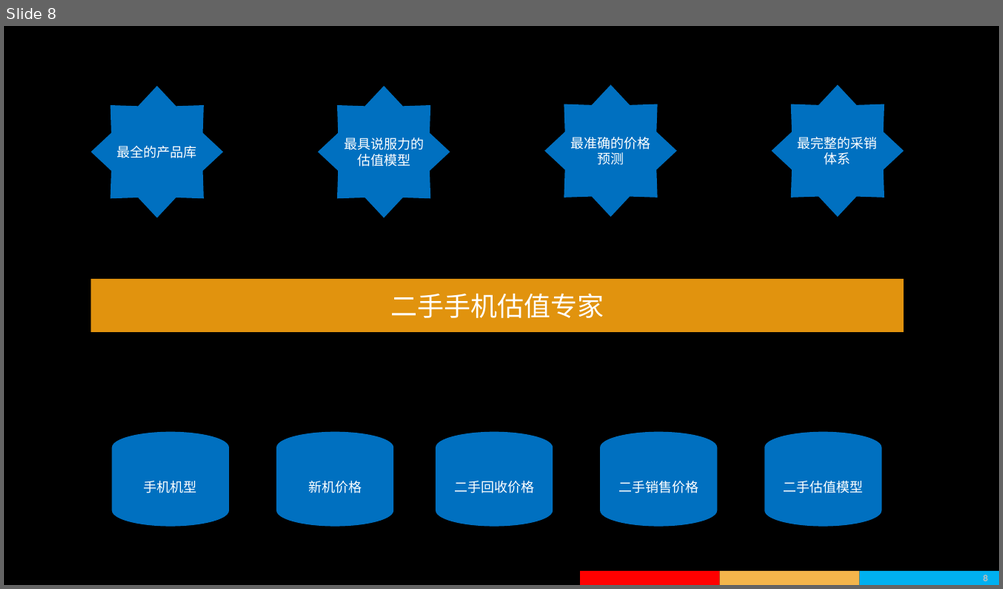
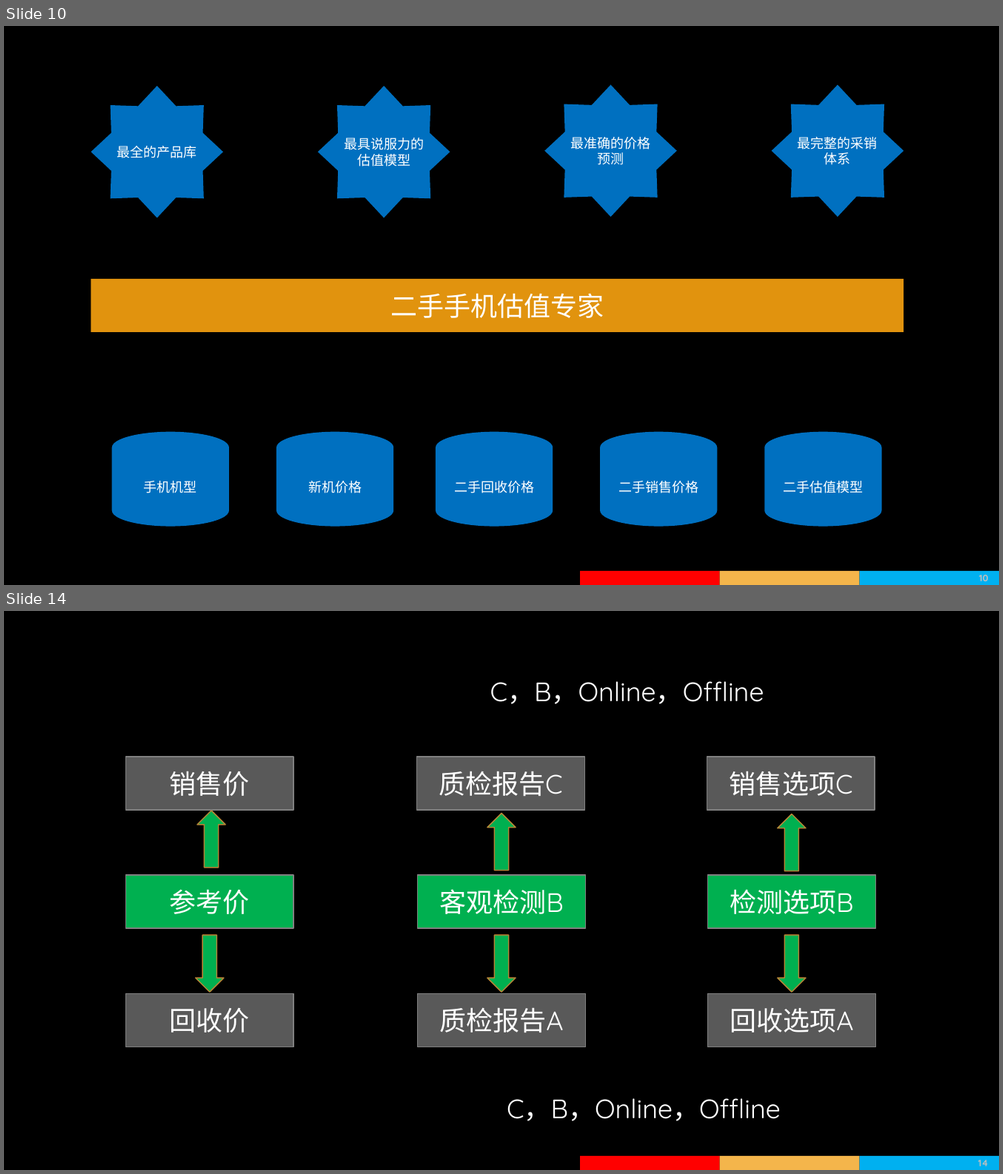
Before and after one commit to wapuboy/ha_how_to, a slide deck: 2019年度价格与BI体系的规划.pptx. Shown one above the other, each under a label of ours: slide 8 before the commit, slides 10 and 14 after it; the slides between them are not shown. The pictures are 1003x589 and 1003x1174 pixels, drawn with LibreOffice and Linux fonts; fonts in the diff are those of the drawing; background and template pictures are left out. Boxes give left, top, right and bottom in pixels: in the first picture for what was removed or moved away, otherwise in the second. Text is boxed around its words. In the diff, an @@ line names an element or a change of style, - is before the commit and + after.

```diff
--- a/2019年度价格与BI体系的规划.pptx
+++ b/2019年度价格与BI体系的规划.pptx
@@ slide 14 added at box(4, 611, 999, 1170), background picture (left out); not listed: 4 template elements that a slide beside it also shows @@
@@ text added at box(490, 681, 764, 704), 36 pt, text #FFFFFF @@
+C，B，Online，Offline
@@ rectangle added at box(125, 757, 293, 810), fill #595959, outline #808080 1.5 pt, 36 pt, text #FFFFFF @@
+销售价
@@ rectangle added at box(416, 757, 584, 810), fill #595959, outline #808080 1.5 pt, 36 pt, text #FFFFFF @@
+质检报告C
@@ rectangle added at box(707, 757, 874, 810), fill #595959, outline #808080 1.5 pt, 36 pt, text #FFFFFF @@
+销售选项C
@@ up arrow added at box(197, 811, 225, 868), fill #00B050, outline #B58637 1.5 pt @@
@@ up arrow added at box(487, 814, 515, 871), fill #00B050, outline #B58637 1.5 pt @@
@@ up arrow added at box(777, 814, 805, 871), fill #00B050, outline #B58637 1.5 pt @@
@@ rectangle added at box(125, 875, 293, 928), fill #00B050, outline #808080 1.5 pt, 36 pt, text #FFFFFF @@
+参考价
@@ rectangle added at box(418, 875, 585, 928), fill #00B050, outline #808080 1.5 pt, 36 pt, text #FFFFFF @@
+客观检测B
@@ rectangle added at box(707, 875, 875, 928), fill #00B050, outline #808080 1.5 pt, 36 pt, text #FFFFFF @@
+检测选项B
@@ down arrow added at box(195, 935, 224, 992), fill #00B050, outline #B58637 1.5 pt @@
@@ down arrow added at box(487, 935, 515, 992), fill #00B050, outline #B58637 1.5 pt @@
@@ down arrow added at box(777, 935, 805, 992), fill #00B050, outline #B58637 1.5 pt @@
@@ rectangle added at box(125, 994, 293, 1048), fill #595959, outline #808080 1.5 pt, 36 pt, text #FFFFFF @@
+回收价
@@ rectangle added at box(418, 994, 585, 1048), fill #595959, outline #808080 1.5 pt, 36 pt, text #FFFFFF @@
+质检报告A
@@ rectangle added at box(707, 994, 875, 1048), fill #595959, outline #808080 1.5 pt, 36 pt, text #FFFFFF @@
+回收选项A
@@ text added at box(506, 1099, 780, 1122), 36 pt, text #FFFFFF @@
+C，B，Online，Offline
@@ what was slide 8 is now slide 10 @@
@@ page number at box(979, 575, 987, 582): text changed @@
-8
+10
```
Also in this commit, not shown: 1 slide changed, 8 other slides added, 2 slides removed.
